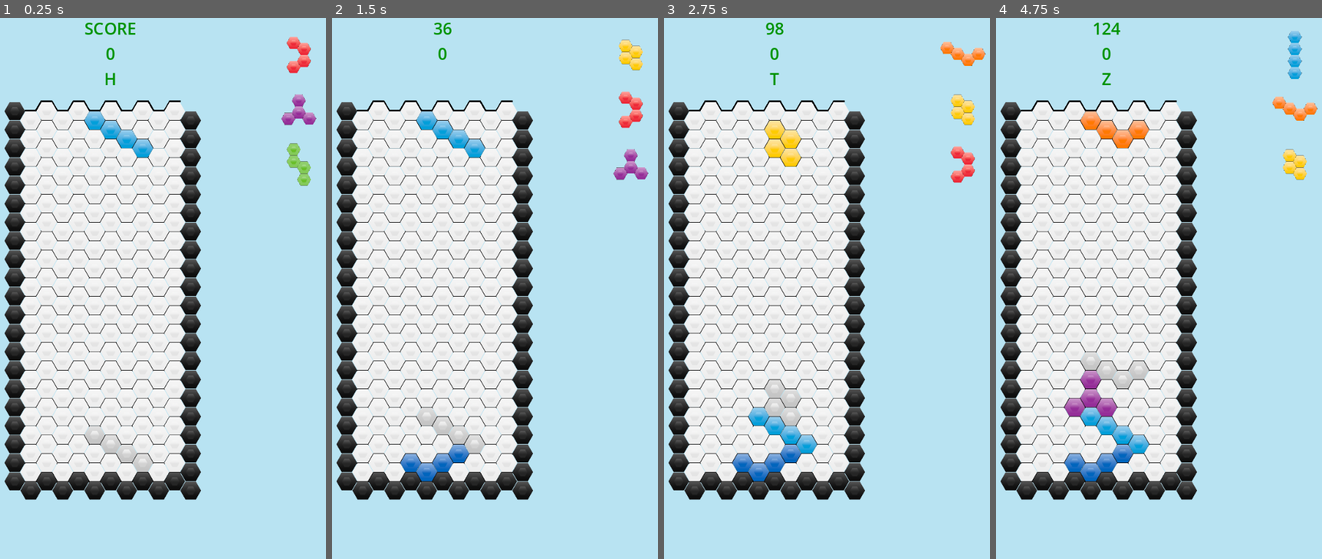
Above: before the commit, frames 1-4 (left to right).
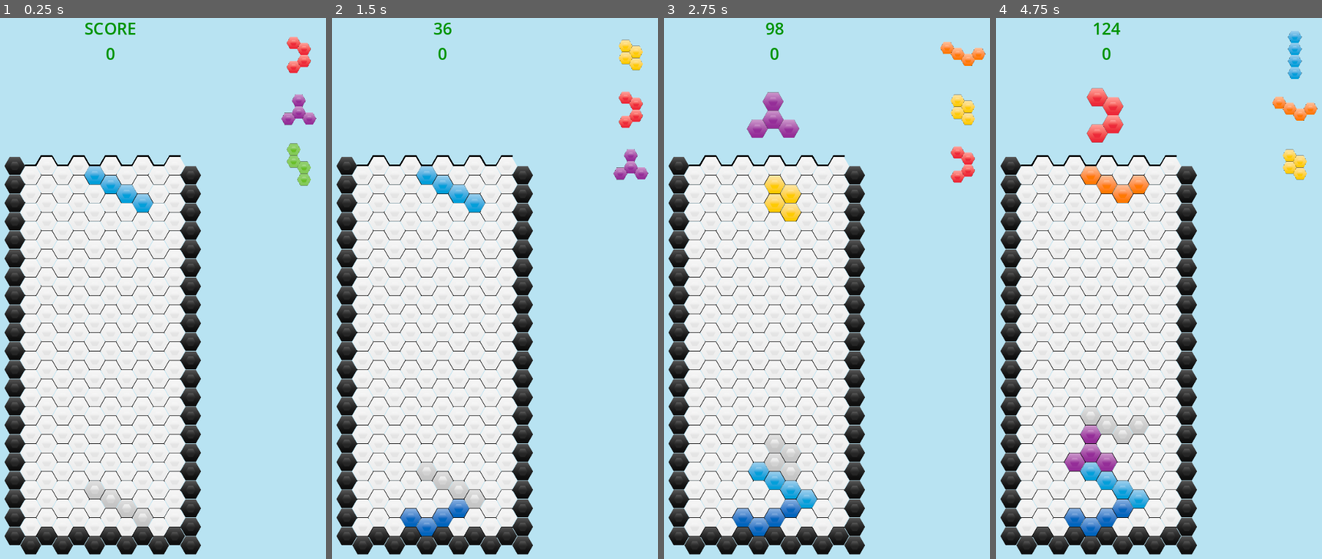
Above: after the commit, the same moments.

Repository: MrSoubi/HexoTangle
Game: Godot game, scene res://game.tscn
Two runs of this game, one before a commit and one after it. Both use one fixed random seed, a clock stepped at 60 frames per second and the inputs below.
Inputs:
- Up to frame 1 (0.25 s): no input
- Up to frame 2 (1.5 s): tap Enter at 0.5 s; hold Right 0.53-1.28 s; tap C at 0.6, 1.35 s; tap Space at 0.77, 1.25 s; hold Down from 1.28 s (still down)
- Up to frame 3 (2.75 s): tap Space at 1.52 s; release Down at 2.03 s; hold Right from 2.03 s (still down); tap Z at 2.1 s; tap C at 2.3 s
- Up to frame 4 (4.75 s): tap Enter at 2.75, 4.25 s; release Right at 2.78 s; hold Up 2.78-3.53 s; tap C at 2.85, 3.6, 4.55 s; tap Space at 3.02, 3.5, 3.77, 4.52 s; hold Left from 3.53 s (still down); tap Z at 4.35 s

The runs differ from the first frame. In frame 1, 19% of the frame differs, in the area x 1-62%, y 10-100%; in frame 2, 20%; in frame 3, 21%; in frame 4, 22%.

Commit message:
close #20

Diff:
--- a/Scripts/grid.gd
+++ b/Scripts/grid.gd
@@ -448,26 +448,26 @@
 		heldHexomino = currentHexomino.type;
 		match (heldHexomino):
 			0:
-				$"../CanvasLayer/VBoxContainer/HoldLabel".text = "I";
+				$"../CanvasLayer/VBoxContainer/HoldLabel".texture = texture_Form_I;
 			1:
-				$"../CanvasLayer/VBoxContainer/HoldLabel".text = "O";
+				$"../CanvasLayer/VBoxContainer/HoldLabel".texture = texture_Form_O;
 			2:
-				$"../CanvasLayer/VBoxContainer/HoldLabel".text = "T";
+				$"../CanvasLayer/VBoxContainer/HoldLabel".texture = texture_Form_T;
 			3:
-				$"../CanvasLayer/VBoxContainer/HoldLabel".text = "L";
+				$"../CanvasLayer/VBoxContainer/HoldLabel".texture = texture_Form_L;
 			4:
-				$"../CanvasLayer/VBoxContainer/HoldLabel".text = "J";
+				$"../CanvasLayer/VBoxContainer/HoldLabel".texture = texture_Form_J;
 			5:
-				$"../CanvasLayer/VBoxContainer/HoldLabel".text = "Z";
+				$"../CanvasLayer/VBoxContainer/HoldLabel".texture = texture_Form_Z;
 			6:
-				$"../CanvasLayer/VBoxContainer/HoldLabel".text = "S";
+				$"../CanvasLayer/VBoxContainer/HoldLabel".texture = texture_Form_S;
 		canHold = false;
 		var type = getRandomHexType()
 		localHex = hexomino.new(startingPosition, Direction.TOP, type, GetTextureFromType(type));
 	else:
 		if(heldHexomino != -1):
 			localHex = hexomino.new(startingPosition, Direction.TOP, heldHexomino, GetTextureFromType(heldHexomino));
-			$"../CanvasLayer/VBoxContainer/HoldLabel".text = "";
+			$"../CanvasLayer/VBoxContainer/HoldLabel".texture = null;
 			heldHexomino = -1
 			canHold = false;
 		else:
--- a/game.tscn
+++ b/game.tscn
@@ -30,7 +30,7 @@
 autostart = true
 
 [node name="Grid" parent="." instance=ExtResource("1_ae5do")]
-position = Vector2(400, 350)
+position = Vector2(400, 450)
 
 [node name="CanvasLayer" type="CanvasLayer" parent="."]
 follow_viewport_enabled = true
@@ -86,12 +86,9 @@
 vertical_alignment = 1
 metadata/_edit_use_anchors_ = true
 
-[node name="HoldLabel" type="Label" parent="CanvasLayer/VBoxContainer"]
-layout_mode = 2
-text = "H"
-label_settings = SubResource("LabelSettings_3112v")
-horizontal_alignment = 1
-vertical_alignment = 1
+[node name="HoldLabel" type="Sprite2D" parent="CanvasLayer/VBoxContainer"]
+scale = Vector2(0.3, 0.3)
+offset = Vector2(150, 600)
 metadata/_edit_use_anchors_ = true
 
 [connection signal="timeout" from="Timer" to="." method="_on_timer_timeout"]
